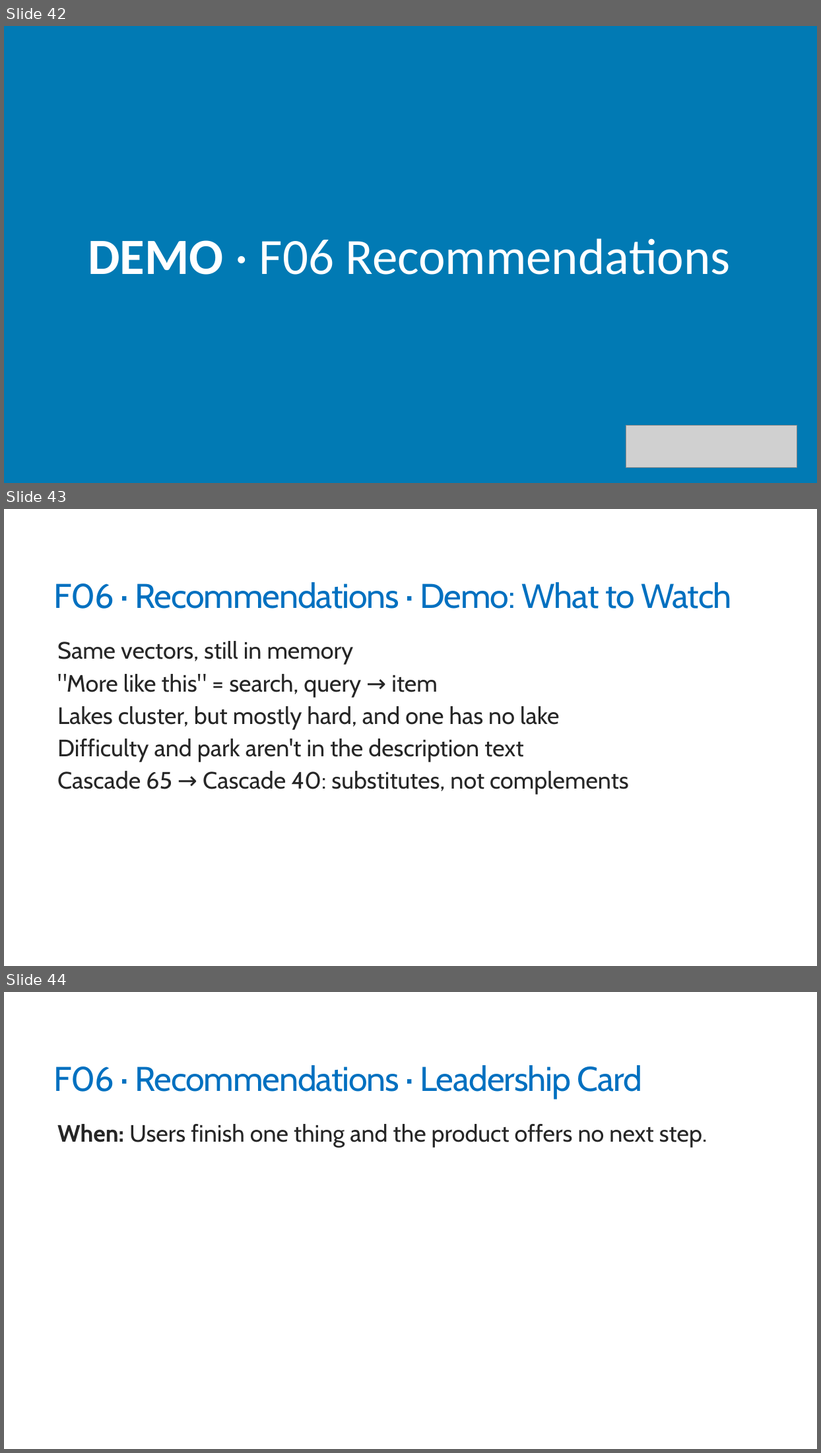
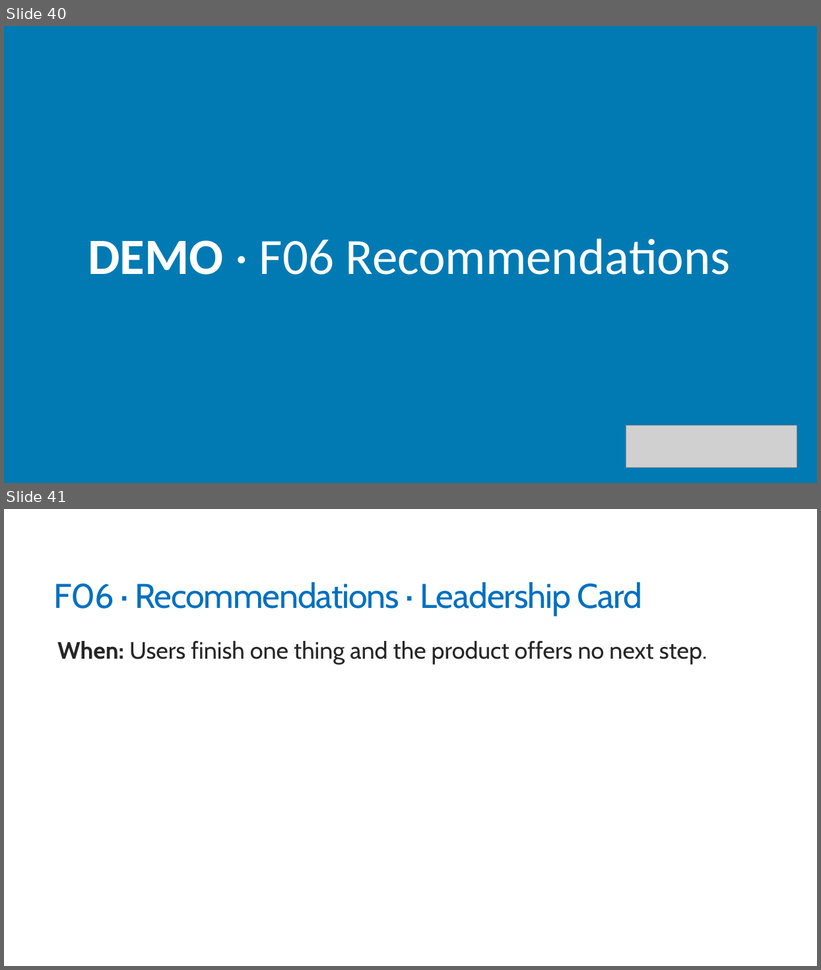
Before and after one commit to trailheadtechnology/10-ai-features-workshop, a slide deck: modules/M2-finding/M2-finding.pptx. Shown one above the other, each under a label of ours: slides 42, 43 and 44 before the commit, slides 40 and 41 after it. The pictures are 821x1453 and 821x970 pixels, drawn with LibreOffice and Linux fonts; fonts in the diff are those of the drawing; grey boxes stand for pictures. Boxes give left, top, right and bottom in pixels: in the first picture for what was removed or moved away, otherwise in the second. Text is boxed around its words. In the diff, an @@ line names an element or a change of style, - is before the commit and + after.

```diff
--- a/modules/M2-finding/M2-finding.pptx
+++ b/modules/M2-finding/M2-finding.pptx
@@ slide 43 removed at [4, 509, 817, 966], background #FFFFFF @@
@@ title removed at [54, 582, 731, 609] @@
-F06 · Recommendations · Demo: What to Watch
@@ text removed at [57, 641, 629, 795] @@
-  Same vectors, still in memory
-  "More like this" = search, query → item
-  Lakes cluster, but mostly hard, and one has no lake
-  Difficulty and park aren't in the description text
-  Cascade 65 → Cascade 40: substitutes, not complements
@@ what was slide 42 is now slide 40 @@
@@ what was slide 44 is now slide 41 @@
```
Also in this commit, not shown: 2 other slides removed, 3 other files.
